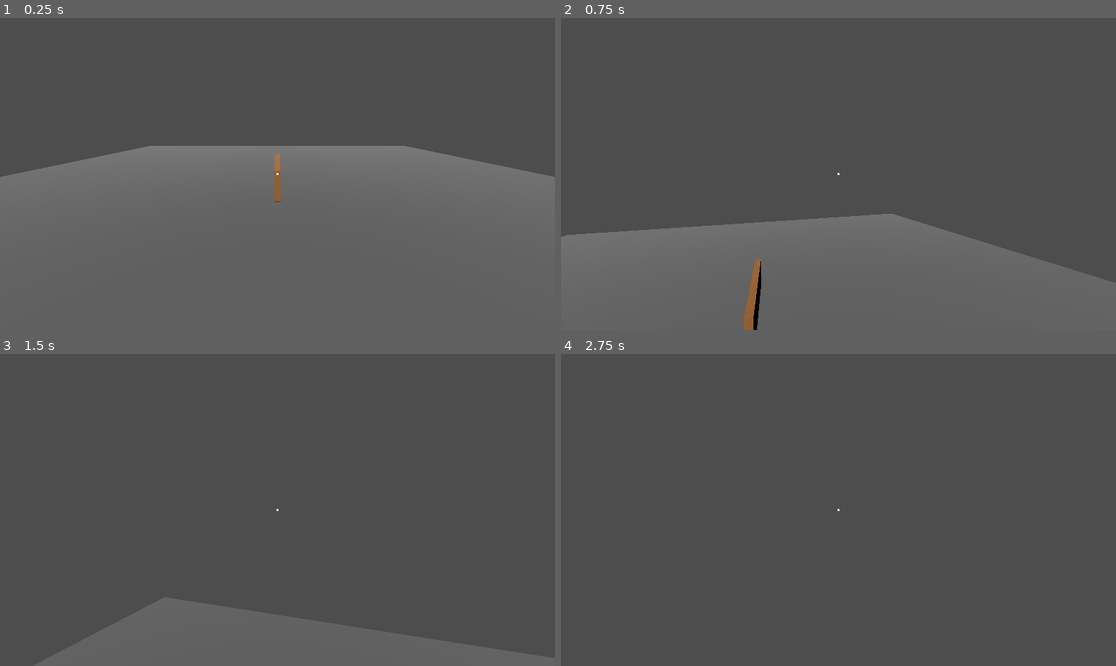
Above: before the commit, frames 1-4 (two rows, left to right).
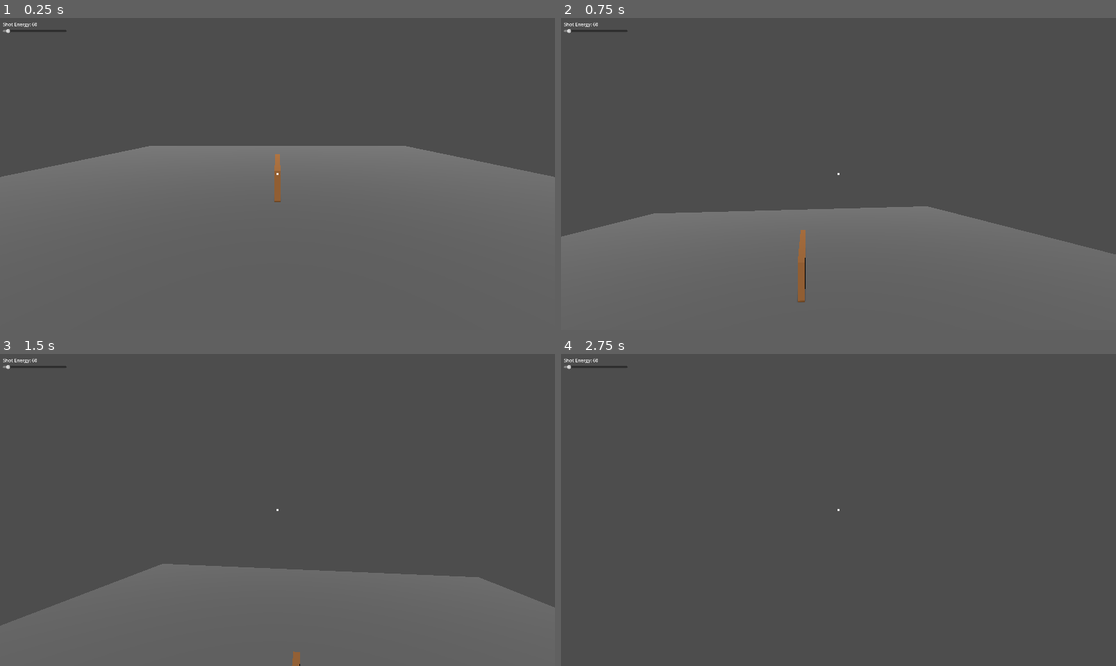
Above: after the commit, the same moments.

Repository: shisatum/clean-cuts
Game: Godot game, scene res://scenes/main.tscn
The game is run twice, just before and just after one commit, with the same random seed, the same clock (stepped at 60 frames per second) and the same inputs.
Inputs (mouse positions are in pixels of both pictures, inside the frame that each line leads up to):
- Up to frame 1 (0.25 s): no input
- Up to frame 2 (0.75 s): tap Enter at 0.5 s; move the mouse to (866, 174) at 0.52 s; hold W from 0.53 s (still down); hold E from 0.53 s (still down); click (866, 174) at 0.67 s
- Up to frame 3 (1.5 s): keep holding W; move the mouse to (249, 510) at 1.27 s; release E at 1.28 s; tap Q at 1.35 s; click (249, 510) at 1.42 s
- Up to frame 4 (2.75 s): keep holding W; move the mouse to (849, 503) at 2.02 s; hold Shift from 2.03 s (still down); click (849, 503) at 2.17 s

The runs differ from the first frame. In frame 1, 0.1% of the frame differs, in the area x 0-13%, y 1-5%; in frame 2, 5.6%; in frame 3, 8.8%, in the area x 0-100%, y 1-100%; in frame 4, 0.1%.

Commit message:
M2 complete: smooth energy gradient + material thresholds
- Damage is a continuous gradient: sub-yield leaves shallow dent,
  above yield bores through-hole with radius scaling via sqrt curve
- MaterialData resource with yield_strength and ultimate_strength
- wood.tres: yield=40, ultimate=800
- Scroll wheel adjusts shot energy live (label updates, step=25, max=1000)
- REALISTIC_PLAN.md: updated M2 def, M3 def, strict-typing rule added

Co-Authored-By: Claude Sonnet 4.6 <noreply@anthropic.com>

Diff:
--- /dev/null
+++ b/resources/wood.tres
@@ -0,0 +1,8 @@
+[gd_resource type="Resource" script_class="MaterialData" format=3]
+
+[ext_resource type="Script" path="res://scripts/material_data.gd" id="1"]
+
+[resource]
+script = ExtResource("1")
+yield_strength = 40.0
+ultimate_strength = 800.0
--- a/scenes/main.tscn
+++ b/scenes/main.tscn
@@ -2,6 +2,7 @@
 
 [ext_resource type="Script" path="res://scripts/fly_camera.gd" id="1"]
 [ext_resource type="Script" path="res://scripts/destructible_object.gd" id="2"]
+[ext_resource type="Resource" path="res://resources/wood.tres" id="3"]
 
 [sub_resource type="StandardMaterial3D" id="MatFloor"]
 albedo_color = Color(0.38, 0.38, 0.38, 1)
@@ -36,6 +37,7 @@
 transform = Transform3D(1, 0, 0, 0, 1, 0, 0, 0, 1, 0, 0.4, 0)
 use_collision = true
 script = ExtResource("2")
+material_data = ExtResource("3")
 
 [node name="Body" type="CSGBox3D" parent="Plank"]
 size = Vector3(0.15, 0.8, 2.5)
@@ -59,3 +61,21 @@
 custom_minimum_size = Vector2(6, 6)
 layout_mode = 2
 color = Color(1, 1, 1, 0.85)
+
+[node name="EnergyPanel" type="VBoxContainer" parent="HUD"]
+offset_left = 10.0
+offset_top = 10.0
+offset_right = 230.0
+offset_bottom = 58.0
+
+[node name="EnergyLabel" type="Label" parent="HUD/EnergyPanel"]
+layout_mode = 2
+text = "Shot Energy: 60"
+
+[node name="EnergySlider" type="HSlider" parent="HUD/EnergyPanel"]
+layout_mode = 2
+custom_minimum_size = Vector2(220, 0)
+min_value = 0.0
+max_value = 1000.0
+step = 25.0
+value = 60.0
--- a/scripts/destructible_object.gd
+++ b/scripts/destructible_object.gd
@@ -1,21 +1,44 @@
 extends CSGCombiner3D
 
-const HOLE_RADIUS := 0.06
-const HOLE_HEIGHT := 0.4
+@export var material_data: MaterialData
 
-func apply_hole(global_hit_pos: Vector3, hit_normal: Vector3) -> void:
+const RADIUS_MAX  := 0.14   # radius at ultimate strength
+const HEIGHT_FULL := 0.40   # depth at ultimate (punches clean through)
+const HEIGHT_MIN  := 0.01   # minimum dent depth (near-zero energy)
+const HEIGHT_YIELD := 0.08  # depth at exactly yield (surface scratch)
+
+func apply_hole(global_hit_pos: Vector3, direction: Vector3, energy: float) -> void:
+	if energy <= 0.0:
+		return
+
+	var yield_s: float    = material_data.yield_strength    if material_data else 40.0
+	var ultimate_s: float = material_data.ultimate_strength if material_data else 800.0
+
+	# Radius grows with sqrt(energy/ultimate) — perceptually linear
+	var t: float      = sqrt(clamp(energy / ultimate_s, 0.0, 1.0))
+	var radius: float = RADIUS_MAX * t
+	if radius < 0.005:
+		return  # imperceptibly small, skip geometry
+
+	# Below yield: shallow dent that doesn't penetrate
+	# Above yield: always punch fully through; only radius grows
+	var height: float
+	if energy < yield_s:
+		height = lerpf(HEIGHT_MIN, HEIGHT_YIELD, energy / yield_s)
+	else:
+		height = HEIGHT_FULL
+
 	var cyl := CSGCylinder3D.new()
-	cyl.radius = HOLE_RADIUS
-	cyl.height = HOLE_HEIGHT
-	cyl.sides = 8
+	cyl.radius = radius
+	cyl.height = height
+	cyl.sides  = 8
 	cyl.operation = CSGShape3D.OPERATION_SUBTRACTION
 	add_child(cyl)
-	_align_to_normal(cyl, global_hit_pos, hit_normal)
+	_align_to_direction(cyl, global_hit_pos, direction)
 
-func _align_to_normal(node: Node3D, global_pos: Vector3, normal: Vector3) -> void:
-	var y := normal.normalized()
-	# Pick a reference vector not parallel to y
+func _align_to_direction(node: Node3D, global_pos: Vector3, direction: Vector3) -> void:
+	var y   := direction.normalized()
 	var ref := Vector3.UP if abs(y.dot(Vector3.UP)) < 0.99 else Vector3.FORWARD
-	var x := ref.cross(y).normalized()
-	var z := x.cross(y).normalized()
+	var x   := ref.cross(y).normalized()
+	var z   := x.cross(y).normalized()
 	node.global_transform = Transform3D(Basis(x, y, z), global_pos)
--- a/scripts/fly_camera.gd
+++ b/scripts/fly_camera.gd
@@ -1,17 +1,41 @@
 extends Camera3D
 
-const MOVE_SPEED := 8.0
+const MOVE_SPEED := 4.0
 const SPRINT_MULT := 3.0
-const MOUSE_SENSITIVITY := 0.003
+const MOUSE_SENSITIVITY := 0.0015
+const ENERGY_STEP := 25.0
+const ENERGY_MIN := 0.0
+const ENERGY_MAX := 1000.0
+
+@export var shot_energy: float = 60.0
 
 var _yaw := 0.0
 var _pitch := 0.0
+var _energy_label: Label
+var _energy_slider: HSlider
 
 func _ready() -> void:
 	Input.mouse_mode = Input.MOUSE_MODE_CAPTURED
+	_energy_label = get_node_or_null("../HUD/EnergyPanel/EnergyLabel")
+	_energy_slider = get_node_or_null("../HUD/EnergyPanel/EnergySlider")
+	if _energy_slider:
+		_energy_slider.value_changed.connect(_on_slider_changed)
+	_set_energy(shot_energy)
+
+func _set_energy(value: float) -> void:
+	shot_energy = clamp(value, ENERGY_MIN, ENERGY_MAX)
+	if _energy_slider:
+		_energy_slider.set_value_no_signal(shot_energy)
+	if _energy_label:
+		_energy_label.text = "Shot Energy: %d" % int(shot_energy)
+
+func _on_slider_changed(value: float) -> void:
+	# Fired when user drags the slider (mouse must be uncaptured via Escape)
+	shot_energy = value
+	if _energy_label:
+		_energy_label.text = "Shot Energy: %d" % int(value)
 
 func _input(event: InputEvent) -> void:
-	# Toggle mouse capture with Escape
 	if event is InputEventKey and event.pressed and event.keycode == KEY_ESCAPE:
 		if Input.mouse_mode == Input.MOUSE_MODE_CAPTURED:
 			Input.mouse_mode = Input.MOUSE_MODE_VISIBLE
@@ -27,8 +51,14 @@
 		_pitch = clamp(_pitch - event.relative.y * MOUSE_SENSITIVITY, -PI * 0.49, PI * 0.49)
 		rotation = Vector3(_pitch, _yaw, 0.0)
 
-	if event is InputEventMouseButton and event.pressed and event.button_index == MOUSE_BUTTON_LEFT:
-		_fire()
+	if event is InputEventMouseButton and event.pressed:
+		match event.button_index:
+			MOUSE_BUTTON_LEFT:
+				_fire()
+			MOUSE_BUTTON_WHEEL_UP:
+				_set_energy(shot_energy + ENERGY_STEP)
+			MOUSE_BUTTON_WHEEL_DOWN:
+				_set_energy(shot_energy - ENERGY_STEP)
 
 func _process(delta: float) -> void:
 	if Input.mouse_mode != Input.MOUSE_MODE_CAPTURED:
@@ -69,12 +99,11 @@
 		hit.normal.snapped(Vector3.ONE * 0.001),
 	])
 
-	# Walk up: collider itself (if CSGCombiner3D acts as body) or its parent
 	var target: Node = hit.collider
 	if not target.has_method("apply_hole"):
 		target = target.get_parent()
 	if target.has_method("apply_hole"):
-		target.apply_hole(hit.position, -global_transform.basis.z)
+		target.apply_hole(hit.position, -global_transform.basis.z, shot_energy)
 	else:
 		print("[FIRE] no destructible found — collider=%s parent=%s" % [
 			hit.collider.name, hit.collider.get_parent().name])
--- /dev/null
+++ b/scripts/material_data.gd
@@ -0,0 +1,8 @@
+class_name MaterialData
+extends Resource
+
+@export_group("Thresholds")
+## Minimum energy to bore a hole (plastic deformation begins).
+@export var yield_strength: float = 40.0
+## Reserved for M4 catastrophic failure (splitting). Not used yet.
+@export var ultimate_strength: float = 200.0
Not shown, added: scripts/material_data.gd.uid
